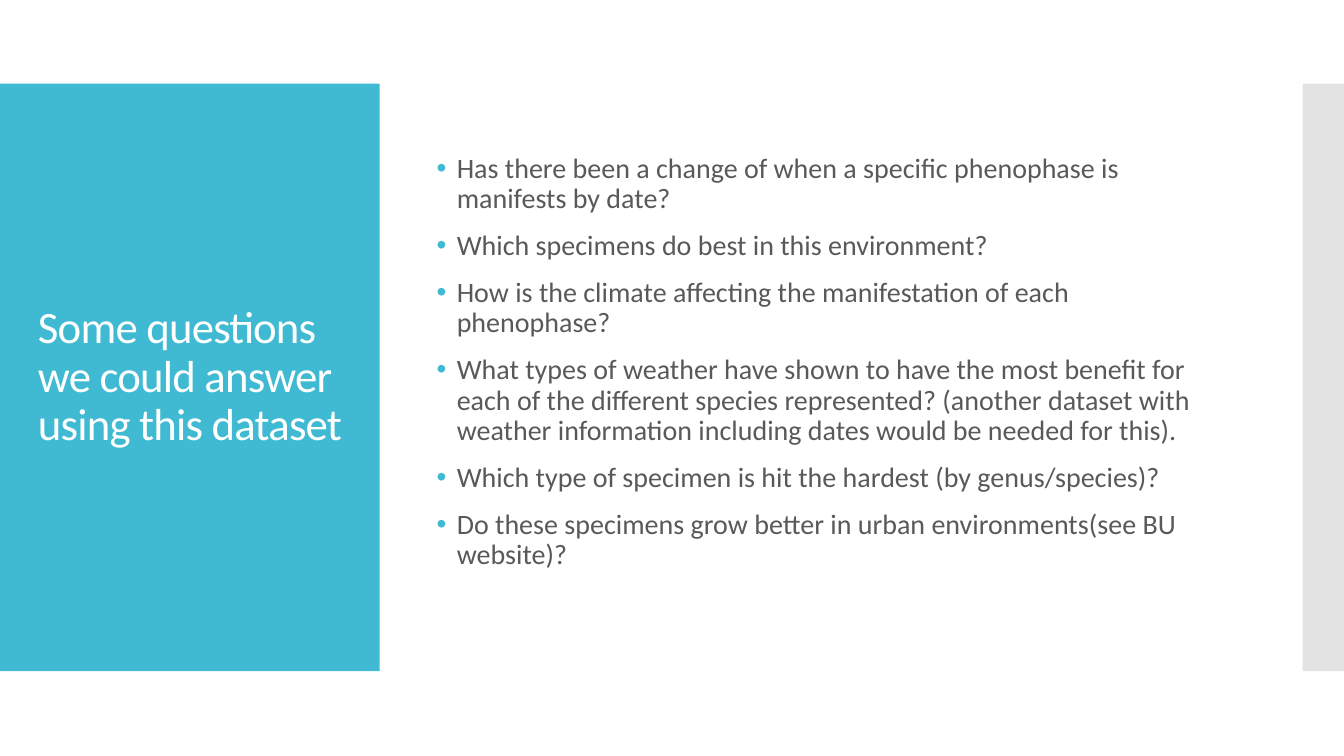
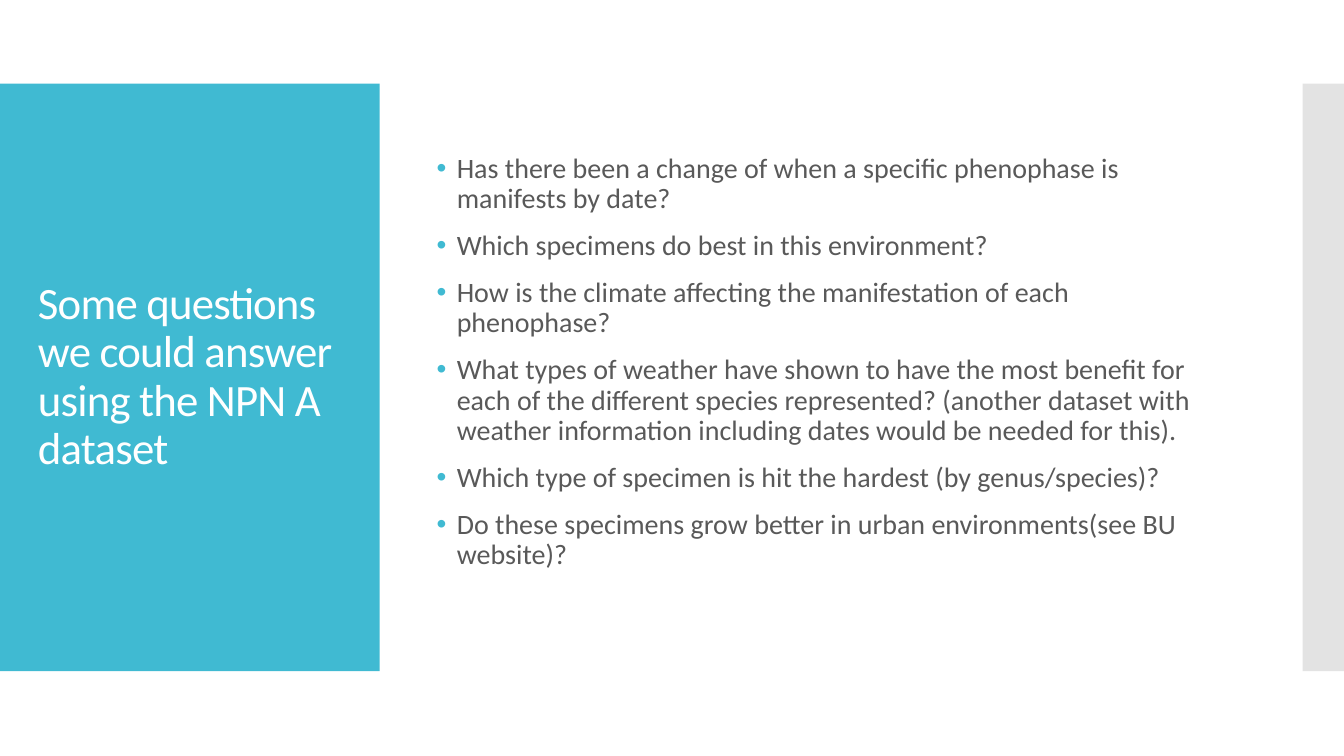
Before and after one commit to tzucker02/presentation4699w5, a slide deck: slide 12 of usanpn dataset presentation for dx699 week 5.pptx (slide 8 before the commit). Drawn at 1344x756 pixels with LibreOffice and Linux fonts; fonts in the diff are those of the drawing. Boxes give left, top, right and bottom in pixels: in the first picture for what was removed or moved away, otherwise in the second. Text is boxed around its words. In the diff, an @@ line names an element or a change of style, - is before the commit and + after.

```diff
--- a/usanpn dataset presentation for dx699 week 5.pptx
+++ b/usanpn dataset presentation for dx699 week 5.pptx
@@ title at box(38, 288, 332, 465): text changed @@
-Some questions we could answer using this dataset
+Some questions we could answer using the NPN A dataset
```
Also in this commit, not shown: 6 other slides changed, 4 slides added.
